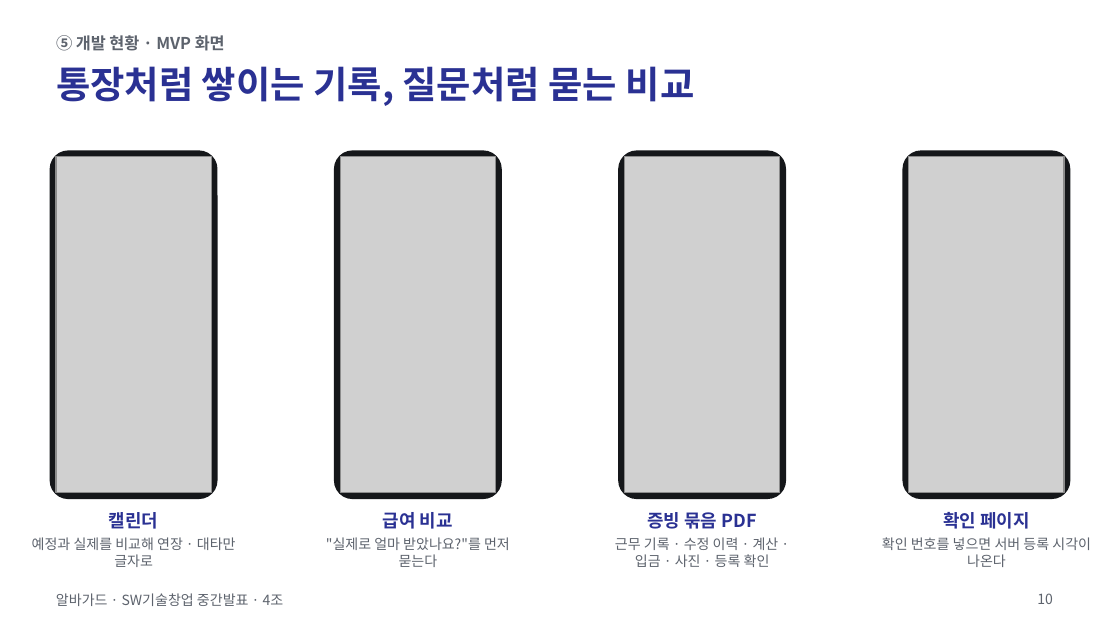
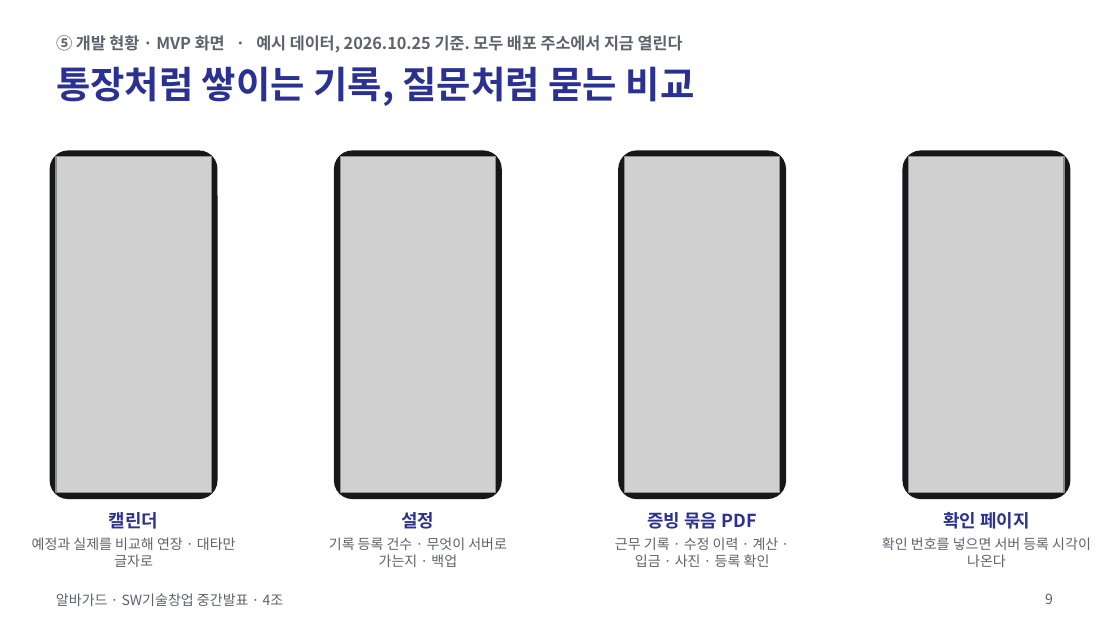
Before and after one commit to jihooni217/albaguard, a slide deck: slide 9 of docs/06_중간발표_PPT.pptx (slide 10 before the commit). Drawn at 1120x630 pixels with LibreOffice and Linux fonts; fonts in the diff are those of the drawing; grey boxes stand for pictures. Boxes give left, top, right and bottom in pixels: in the first picture for what was removed or moved away, otherwise in the second. Text is boxed around its words. In the diff, an @@ line names an element or a change of style, - is before the commit and + after.

```diff
--- a/docs/06_중간발표_PPT.pptx
+++ b/docs/06_중간발표_PPT.pptx
@@ text at (x1=56, y1=35, x2=683, y2=53): text changed @@
-⑤ 개발 현황 · MVP 화면
+⑤ 개발 현황 · MVP 화면 · 예시 데이터, 2026.10.25 기준. 모두 배포 주소에서 지금 열린다
@@ text at (x1=329, y1=537, x2=507, y2=567): text changed @@
-"실제로 얼마 받았나요?"를 먼저 묻는다
+기록 등록 건수 · 무엇이 서버로 가는지 · 백업
@@ text at (x1=401, y1=512, x2=434, y2=529): text changed @@
-급여 비교
+설정
@@ page number at (x1=1045, y1=593, x2=1053, y2=604): text changed @@
-10
+9
```
Also in this commit, not shown: 14 other slides changed, 2 slides added, 1 slide removed, 12 other files.
